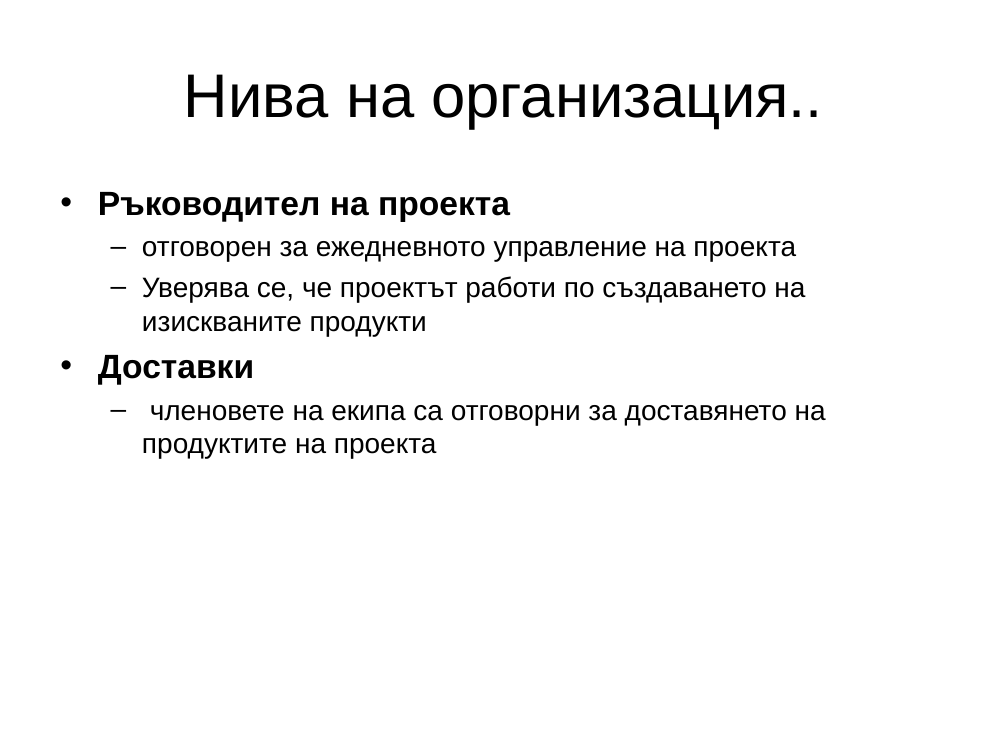
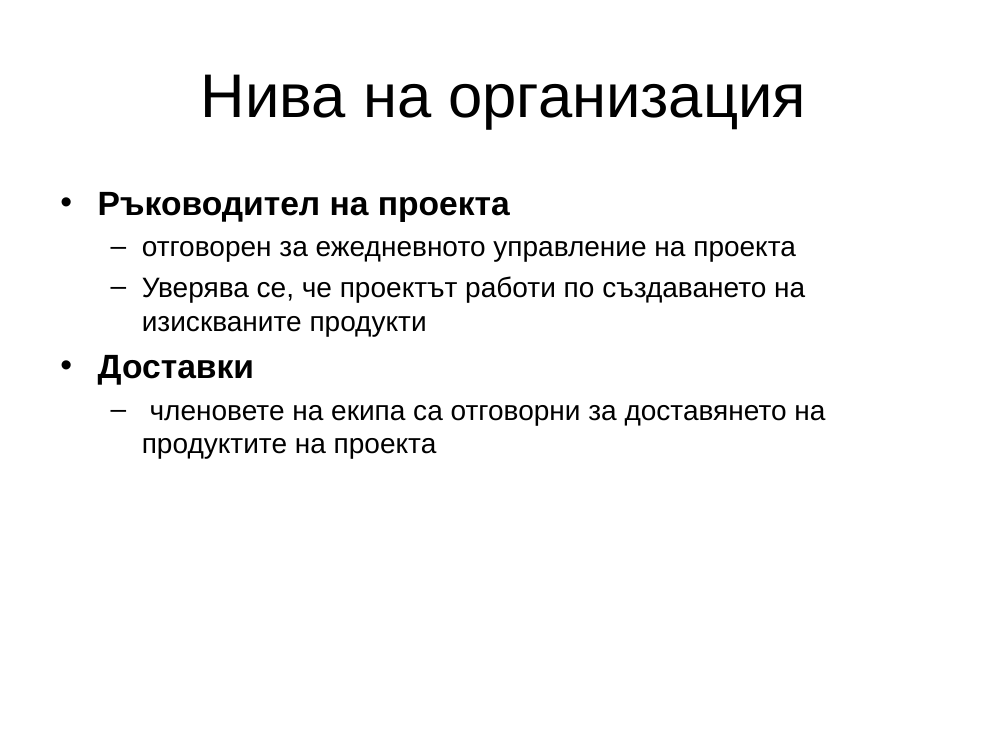
Before and after one commit to marvellouz/PM, a slide deck: slide 19 of prince2_v0.6bg.ppt (slide 20 before the commit). Drawn at 1008x756 pixels with LibreOffice and Linux fonts; fonts in the diff are those of the drawing. Boxes give left, top, right and bottom in pixels: in the first picture for what was removed or moved away, otherwise in the second. Text is boxed around its words. In the diff, an @@ line names an element or a change of style, - is before the commit and + after.

```diff
--- a/prince2_v0.6bg.ppt
+++ b/prince2_v0.6bg.ppt
@@ text at (201,74,806,129): text changed @@
-Нива на организация..
+Нива на организация
```
Also in this commit, not shown: 49 other slides changed, 5 slides removed, 1 other file.
